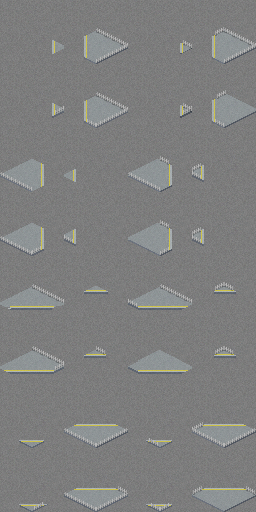
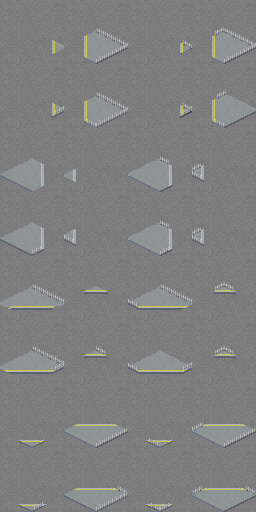
Layers edited between the first and the second (256, 512) image:
hid "Fence_F" over [left=0, top=172, right=224, bottom=511]
added layer "貼り付けられたレイヤー #6" in group "Fences_side" over [left=128, top=363, right=137, bottom=371]
painted on "FS_R" over [left=183, top=362, right=192, bottom=370]
painted on "[34a] コピー" over [left=136, top=368, right=192, bottom=374]
hid "[32] コピー #1" over [left=138, top=350, right=181, bottom=371]
